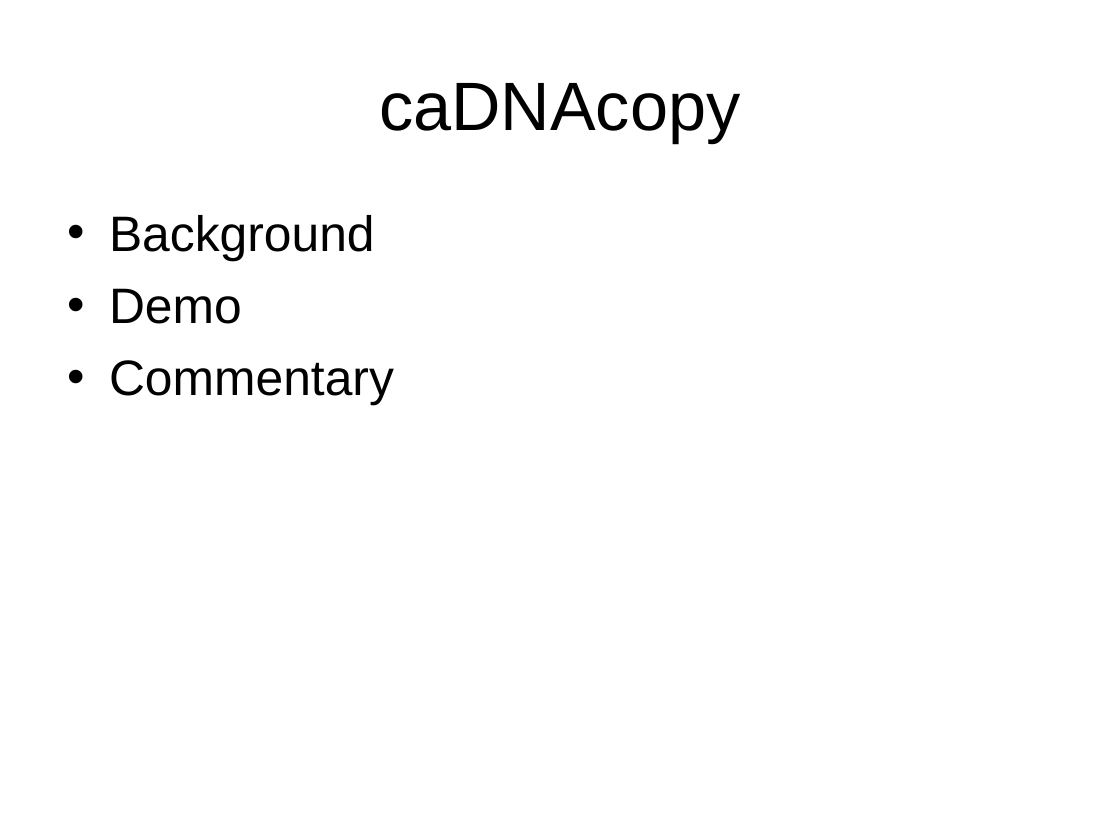
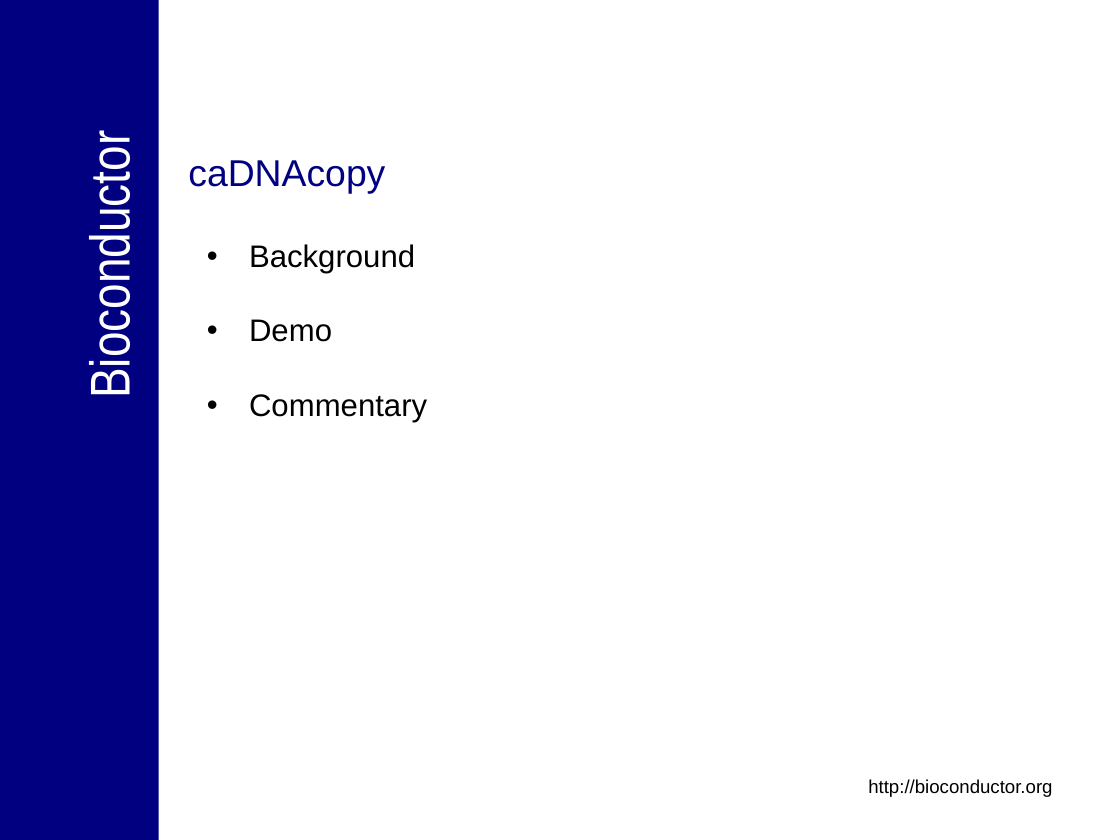
Before and after one commit to NCIP/bioconductor, a slide deck: slide 4 of bioconductor/Presentations/caBIG_Annual_Meeting_2007_Tech_Demo.ppt (slide 5 before the commit). Drawn at 1120x840 pixels with LibreOffice and Linux fonts; fonts in the diff are those of the drawing; background and template pictures are left out. Boxes give left, top, right and bottom in pixels: in the first picture for what was removed or moved away, otherwise in the second. Text is boxed around its words. In the diff, an @@ line names an element or a change of style, - is before the commit and + after.

```diff
--- a/bioconductor/Presentations/caBIG_Annual_Meeting_2007_Tech_Demo.ppt
+++ b/bioconductor/Presentations/caBIG_Annual_Meeting_2007_Tech_Demo.ppt
@@ rectangle added at [0,0,159,840], fill #000080 @@
@@ title "caDNAcopy": place and size @@
-title "caDNAcopy" at [379,83,740,143]
+title "caDNAcopy" at [188,160,385,194]
@@ title "caDNAcopy" at [188,160,385,194]: size 44 to 24 pt, text colour #000000 to #000080; alignment centre to left; vertical alignment middle to top @@
@@ text added at [78,157,141,391], 36 pt, text #FFFFFF @@
+Bioconductor
@@ text "Background": place and size @@
-text "Background" at [109,215,394,406]
+text "Background" at [249,244,427,422]
@@ text "Background" at [249,244,427,422]: size 32 to 20 pt; line spacing 1 to 0.95; more space between paragraphs @@
@@ text added at [868,779,1052,797], 12 pt, text #000000 @@
+http://bioconductor.org
```
Also in this commit, not shown: 5 other slides changed, 13 slides added, 8 slides removed.
